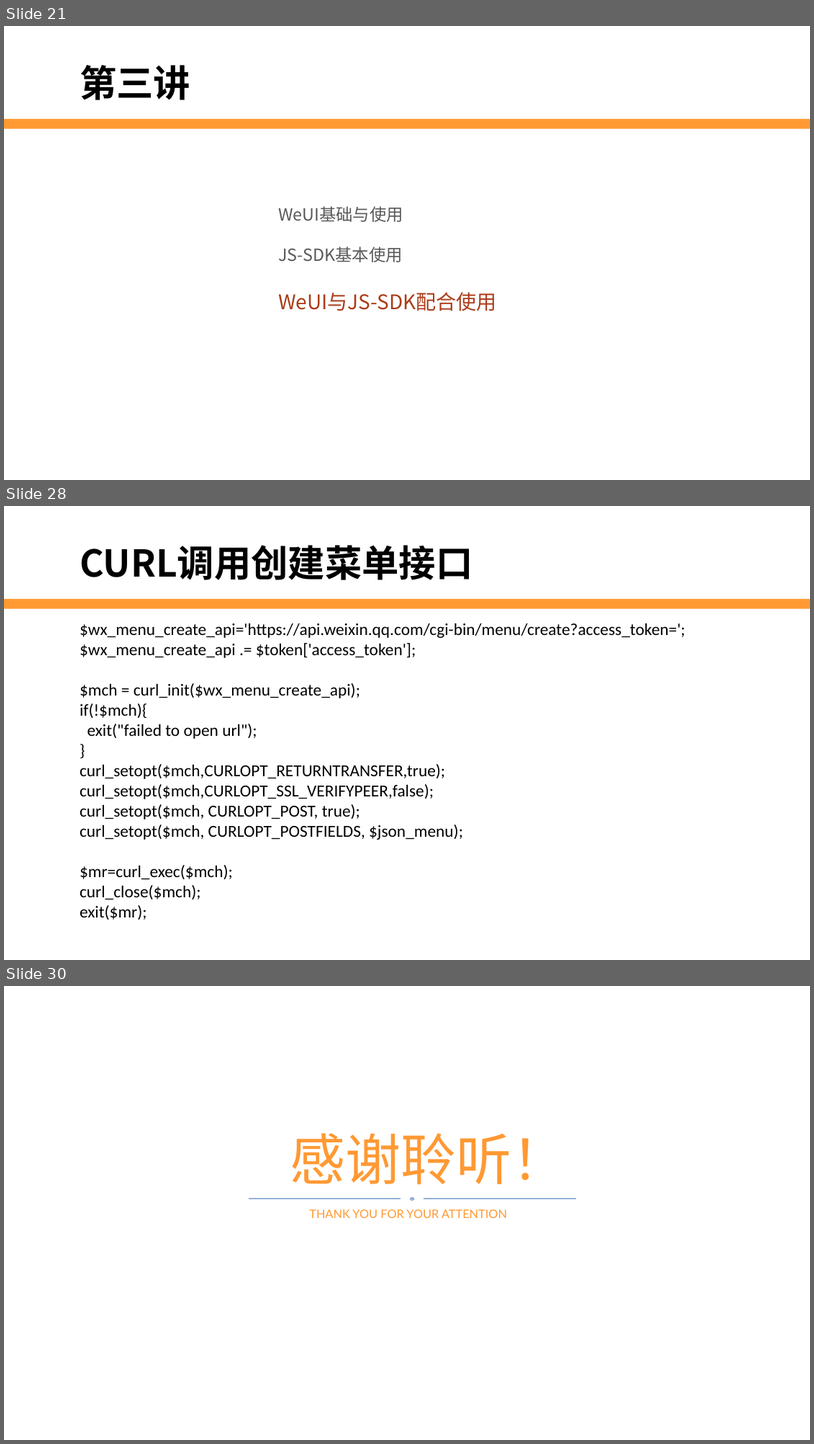
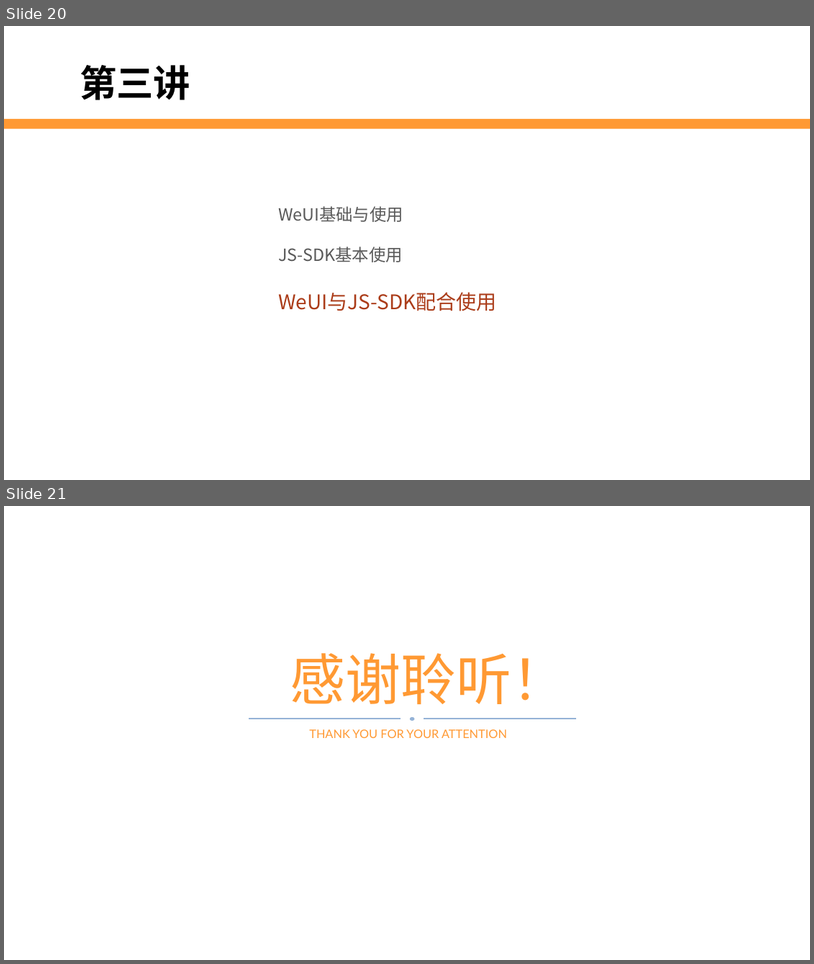
Before and after one commit to edu2act/2017-2018_1st_Wechat_Web_Programming, a slide deck: 第10讲 JS-SDK.pptx. Shown one above the other, each under a label of ours: slides 21, 28 and 30 before the commit, slides 20 and 21 after it; the slides between them are not shown. The pictures are 814x1444 and 814x964 pixels, drawn with LibreOffice and Linux fonts; fonts in the diff are those of the drawing; background and template pictures are left out. Boxes give left, top, right and bottom in pixels: in the first picture for what was removed or moved away, otherwise in the second. Text is boxed around its words. In the diff, an @@ line names an element or a change of style, - is before the commit and + after.

```diff
--- a/第10讲 JS-SDK.pptx
+++ b/第10讲 JS-SDK.pptx
@@ slide 28 removed at (4,506,810,960), background #FFFFFF; not listed: 1 template element that a slide beside it also shows @@
@@ text removed at (80,545,473,580) @@
-CURL调用创建菜单接口
@@ text removed at (80,623,686,919) @@
-$wx_menu_create_api='https://api.weixin.qq.com/cgi-bin/menu/create?access_token=';
-$wx_menu_create_api .= $token['access_token'];
-$mch = curl_init($wx_menu_create_api);
-if(!$mch){
-exit("failed to open url");
-}
-curl_setopt($mch,CURLOPT_RETURNTRANSFER,true);
-curl_setopt($mch,CURLOPT_SSL_VERIFYPEER,false);
-curl_setopt($mch, CURLOPT_POST, true);
-curl_setopt($mch, CURLOPT_POSTFIELDS, $json_menu);
-$mr=curl_exec($mch);
-curl_close($mch);
-exit($mr);
@@ what was slide 21 is now slide 20 @@
@@ what was slide 30 is now slide 21 @@
```
Also in this commit, not shown: 7 slides added, 15 other slides removed, 1 other file.
